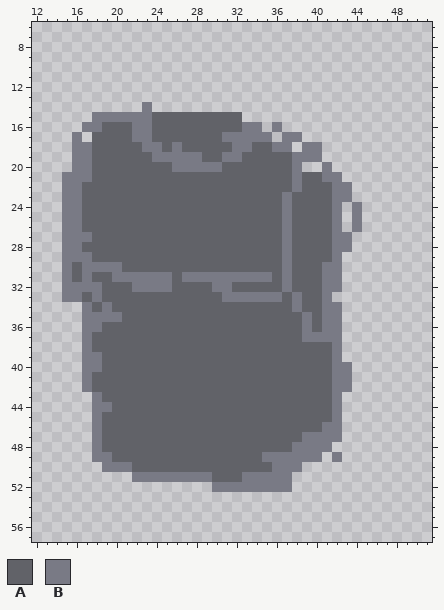
Two versions of one pixel-art sprite, resources/templates/chestplate.png. That is the earlier state.
The file is 64x64 pixels. Pixels under 10% opacity are left out. Shown: x 12..51, y 6..57.
Palette (. is transparent): A #616268  B #797a85
Pixels before, first column x 15:
14 ........B.....................
15 ...BBBBBBAAAAAAAAA............
16 ..BBAAABBAAAAAAAAABB.B........
17 .B.AAAABBAAAAAAABBBBB.BB......
18 .BBAAAAABBABAAAAABBAABB.BB....
19 .BBAAAAAABBBBBAABBAAAAABBB....
20 .BBAAAAAAAABBBBBAAAAAAAB..B...
21 BBBAAAAAAAAAAAAAAAAAAAABAABB..
22 BBAAAAAAAAAAAAAAAAAAAAABAAABB.
23 BBAAAAAAAAAAAAAAAAAAAABAAAABB.
24 BBAAAAAAAAAAAAAAAAAAAABAAAAB.B
25 BBAAAAAAAAAAAAAAAAAAAABAAAAB.B
26 BBAAAAAAAAAAAAAAAAAAAABAAAAB.B
27 BBBAAAAAAAAAAAAAAAAAAABAAAABB.
28 BBAAAAAAAAAAAAAAAAAAAABAAAABB.
29 BBBAAAAAAAAAAAAAAAAAAABAAAAB..
30 BABBBBAAAAAAAAAAAAAAAABAAABB..
31 BABAABBBBBBABBBBBBBBBABAAABB..
32 BBBBAAABBBBAAAABBAAAAABAAABB..
33 BBABAAAAAAAAAAAABBBBBBABAAB...
34 ..BABAAAAAAAAAAAAAAAAAABAABB..
35 ..BBBBAAAAAAAAAAAAAAAAAABABB..
36 ..BBAAAAAAAAAAAAAAAAAAAABABB..
37 ..BAAAAAAAAAAAAAAAAAAAAABBBB..
38 ..BAAAAAAAAAAAAAAAAAAAAAAAAB..
39 ..BBAAAAAAAAAAAAAAAAAAAAAAAB..
40 ..BBAAAAAAAAAAAAAAAAAAAAAAABB.
41 ..BAAAAAAAAAAAAAAAAAAAAAAAABB.
42 ..BAAAAAAAAAAAAAAAAAAAAAAAABB.
43 ...BAAAAAAAAAAAAAAAAAAAAAAAB..
44 ...BBAAAAAAAAAAAAAAAAAAAAAAB..
45 ...BAAAAAAAAAAAAAAAAAAAAAAAB..
46 ...BAAAAAAAAAAAAAAAAAAAAAABB..
47 ...BAAAAAAAAAAAAAAAAAAAABBBB..
48 ...BAAAAAAAAAAAAAAAAAAABBBB...
49 ...BBAAAAAAAAAAAAAAABBBBBB.B..
50 ....BBBAAAAAAAAAAAAAABBB......
51 .......BBBBBBBBAAABBBBB.......
52 ...............BBBBBBBB.......
Once edited:
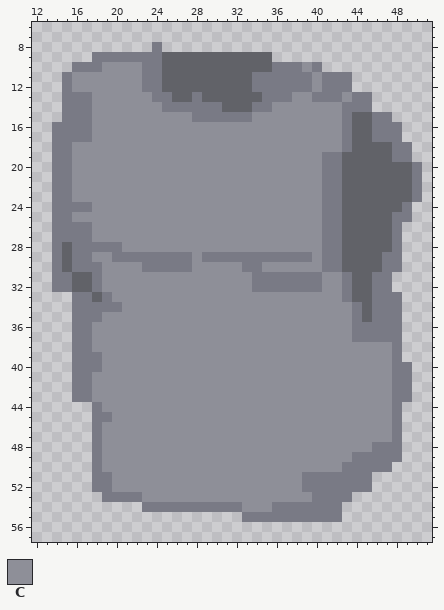
Colours new in this view: C #8e8f98
Edits made:
Changed rows in their new state; - is an unchanged pixel.
first column x 14:
 8 ----------B--------------------------
 9 ----BBBBBBBAAAAAAAAAAA---------------
10 --BBBCCCCBBAAAAAAAAAAABBBCB----------
11 -BCCCCCCCBBAAAAAAAAABBBBBBCBBB-------
12 -BCCCCCCCBBAAAAAAAAABBBBBBCBBB-------
13 -BBBCCCCCCBBAABAAAAAABBBCCBBBCBB-----
14 -BBBCCCCCCCBBBBBBAAABBCCCCCCCBBB-----
15 -BBBCCCCCCCCCCBBBBBBCCCCCCCCCBAABB---
16 BBB-CCCCCCCCCCCCCCCCCCCCCCCCCBAABBB--
17 BB-BCCCCCCCCCCCCCCCCCCCCCCCCCBAABBB--
18 BBCCCCCCCCCCCCCCCCCCCCCCCCCCCBAAAABB-
19 BBCCCCCCCCCCCCCCCCCCCCCCCCCBBAAAAABB-
20 BBCCCCCCCCCCCCCCCCCCCCCCCCC-BAAAAAAAB
21 B-CCCCCCCCCCCCCCCCCCCCCCCCC--AAAAAAAB
22 B-CCCCCCCCCCCCCCCCCCCCCCCCCB-AAAAAAAB
23 B-CCCCCCCCCCCCCCCCCCCCCCCCCB-AAAAAAAB
24 B--BCCCCCCCCCCCCCCCCCCCCCCCB-AAAAAAB-
25 B-CCCCCCCCCCCCCCCCCCCCCCCCCB-AAAAABB-
26 B--BCCCCCCCCCCCCCCCCCCCCCCCB-AAAAAB--
27 B---CCCCCCCCCCCCCCCCCCCCCCCB-AAAAAB--
28 BA-BBBBCCCCCCCCCCCCCCCCCCCCB-AAAAAB--
29 BA--CCBBBBBBBBCBBBBBBBB-BBCB-AAAABB--
30 BAB--CCCCBBBBBCCCCCBBCCCCCC--AAAABB--
31 B--ABCCCCCCCCCCCCCCC--B-BBBCCBAABB---
32 B-AA-CCCCCCCCCCCCCCCBBB-BBBCCBAABB---
33 -.-BABCCCCCCCCCCCCCCCCCCCCCCCBAABBB--
34 --B-B-BCCCCCCCCCCCCCCCCCCCCCCCBABBB--
35 --B--CCCCCCCCCCCCCCCCCCCCCCCCCBABBB--
36 --B-CCCCCCCCCCCCCCCCCCCCCCCCCCBBBBB--
37 --B-CCCCCCCCCCCCCCCCCCCCCCCCCCBBBBB--
38 --B-CCCCCCCCCCCCCCCCCCCCCCCCCCCCCCB--
39 --B--CCCCCCCCCCCCCCCCCCCCCCCCCCCCCB--
40 --B--CCCCCCCCCCCCCCCCCCCCCCCCCCCCCBB-
41 --B-CCCCCCCCCCCCCCCCCCCCCCCCCCCCCCBB-
42 --B-CCCCCCCCCCCCCCCCCCCCCCCCCCCCCCBB-
43 --BBCCCCCCCCCCCCCCCCCCCCCCCCCCCCCCBB-
44 -----CCCCCCCCCCCCCCCCCCCCCCCCCCCCCB--
45 -----BCCCCCCCCCCCCCCCCCCCCCCCCCCCCB--
46 -----CCCCCCCCCCCCCCCCCCCCCCCCCCCCCB--
47 -----CCCCCCCCCCCCCCCCCCCCCCCCCCCCCB--
48 -----CCCCCCCCCCCCCCCCCCCCCCCCCCCBBB--
49 -----CCCCCCCCCCCCCCCCCCCCCCCCCBBBBB--
50 ----BCCCCCCCCCCCCCCCCCCCCCCCCBBBBB---
51 ----BBCCCCCCCCCCCCCCCCCCCBBBBBBB-----
52 ----BBCCCCCCCCCCCCCCCCCCCBBBBBBB-----
53 -----BBBBCCCCCCCCCCCCCCCCCBBBB-------
54 ---------BBBBBBBBBBCCCBBBBBBB--------
55 -------------------BBBBBBBBBB--------
